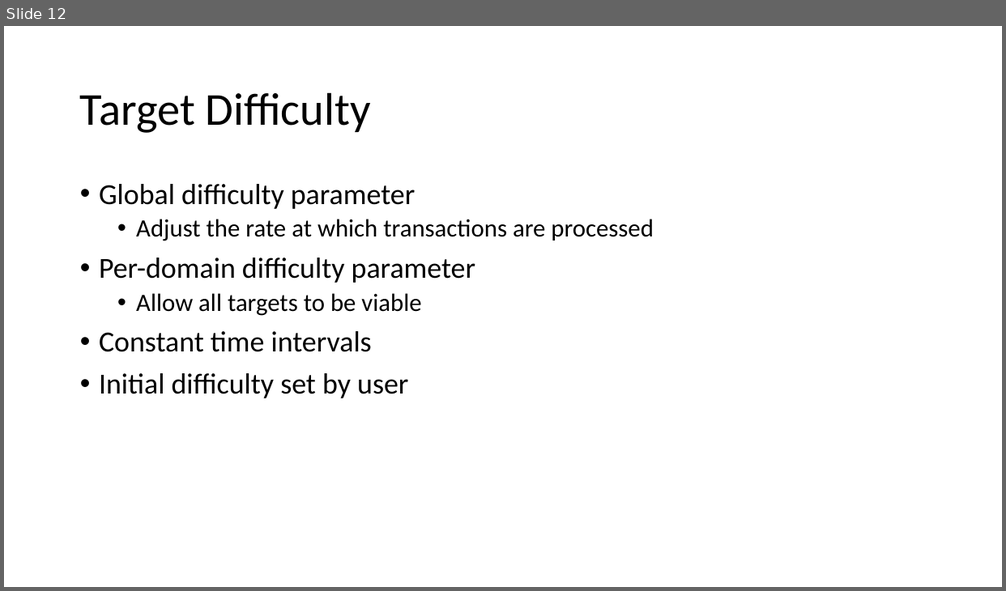
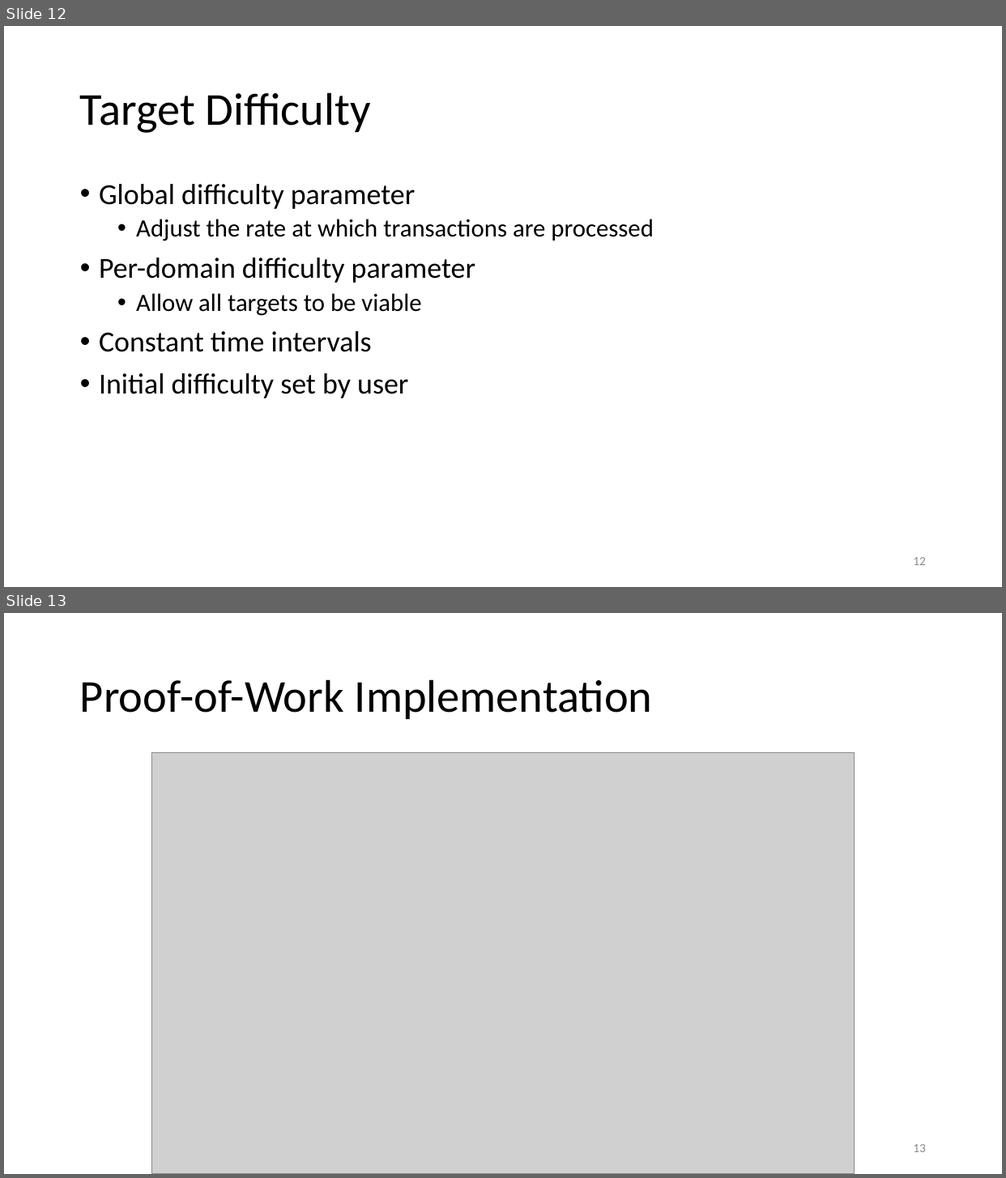
Before and after one commit to ewust/DDoSCoin, a slide deck: presentation/DDoSCoin.pptx. Shown one above the other, each under a label of ours: slide 12 before the commit, slides 12 and 13 after it. The pictures are 1006x591 and 1006x1178 pixels, drawn with LibreOffice and Linux fonts; fonts in the diff are those of the drawing; grey boxes stand for pictures. Boxes give left, top, right and bottom in pixels: in the first picture for what was removed or moved away, otherwise in the second. Text is boxed around its words. In the diff, an @@ line names an element or a change of style, - is before the commit and + after.

```diff
--- a/presentation/DDoSCoin.pptx
+++ b/presentation/DDoSCoin.pptx
@@ slide 13 added at [4, 613, 1002, 1174], background #FFFFFF @@
@@ title added at [80, 679, 653, 719], 44 pt, text #000000 @@
+Proof-of-Work Implementation
@@ picture added at [151, 752, 854, 1174] @@
@@ page number added at [913, 1144, 926, 1152], 12 pt, text #8C8C8C @@
+13
@@ slide 12 changed as well @@
@@ page number added at [913, 557, 926, 565], 12 pt, text #8C8C8C @@
+12
```
Also in this commit, not shown: 15 other slides changed, 1 other slide added, 1 slide removed.
